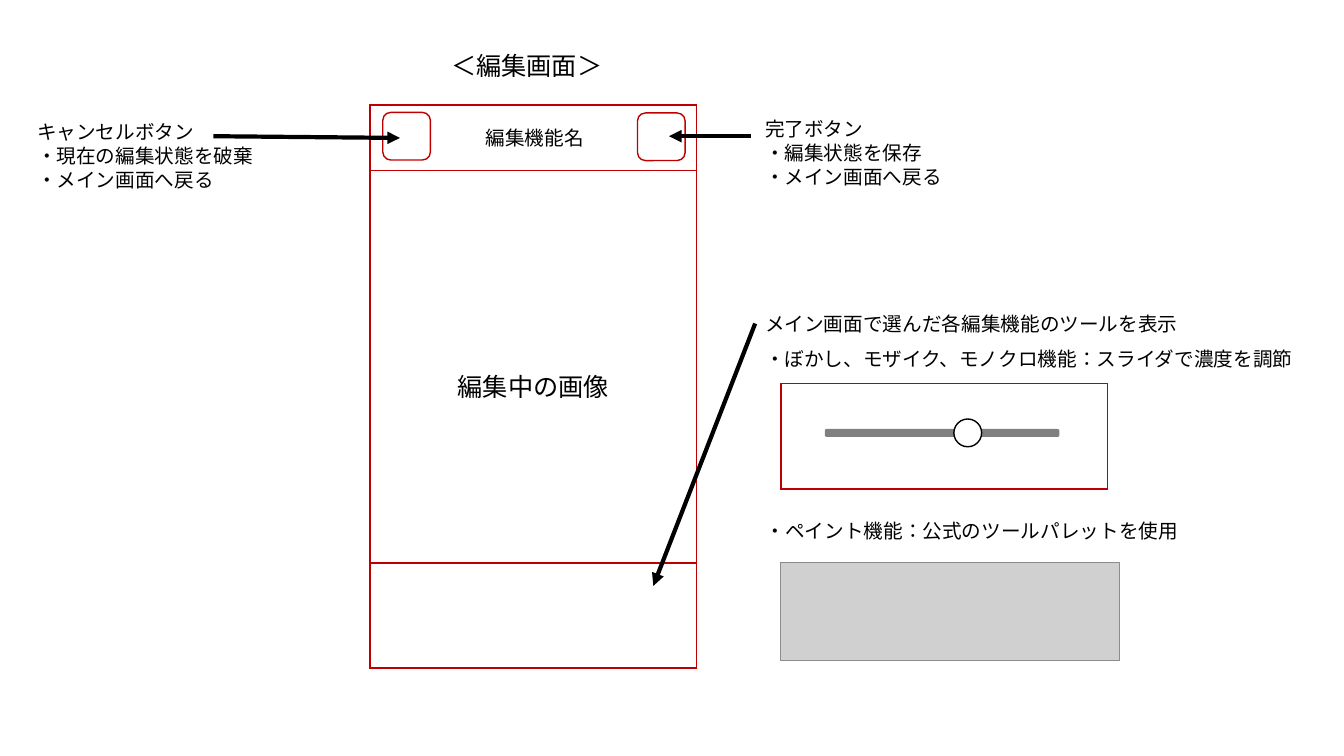
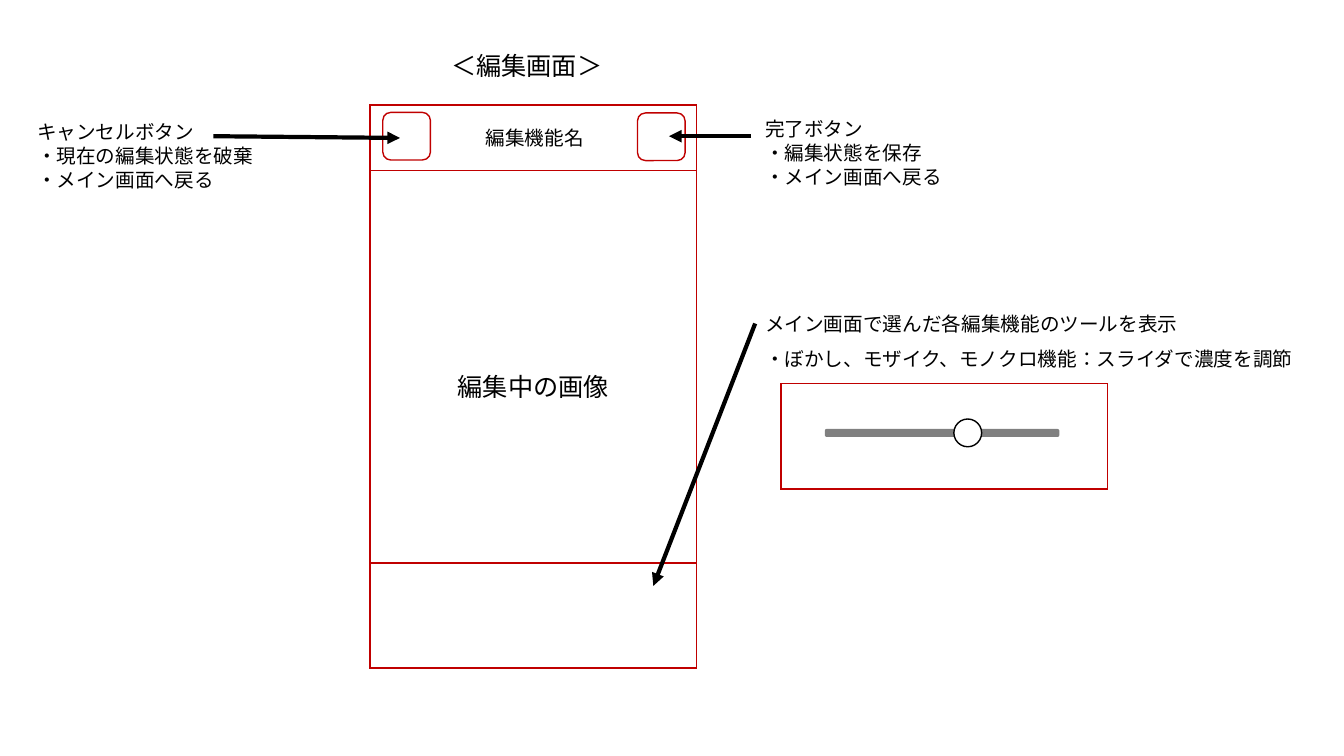
Before and after one commit to saganoH/InstaExt, a slide deck: slide 4 of InstaExt/docs/InstaExt_Ver1.0_画面仕様書.pptx. Drawn at 1344x756 pixels with LibreOffice and Linux fonts; fonts in the diff are those of the drawing; grey boxes stand for pictures. Boxes give left, top, right and bottom in pixels: in the first picture for what was removed or moved away, otherwise in the second. Text is boxed around its words. In the diff, an @@ line names an element or a change of style, - is before the commit and + after.

Commit message:
[task] card_167 画像形式揃えの実装
* 画面仕様書の更新(ペイント機能がまだ存在していたため削除)

```diff
--- a/InstaExt/docs/InstaExt_Ver1.0_画面仕様書.pptx
+++ b/InstaExt/docs/InstaExt_Ver1.0_画面仕様書.pptx
@@ text removed at (x1=766, y1=521, x2=1178, y2=540) @@
-・ペイント機能：公式のツールパレットを使用
@@ picture removed at (x1=781, y1=563, x2=1120, y2=660) @@
```
Also in this commit, not shown: 2 other slides changed.
